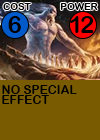
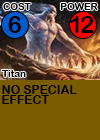
Layered file, before and after one edit (w=100, h=140). Changes by layer:
added layer "Titan" above "COST" over [2, 70, 26, 77]
